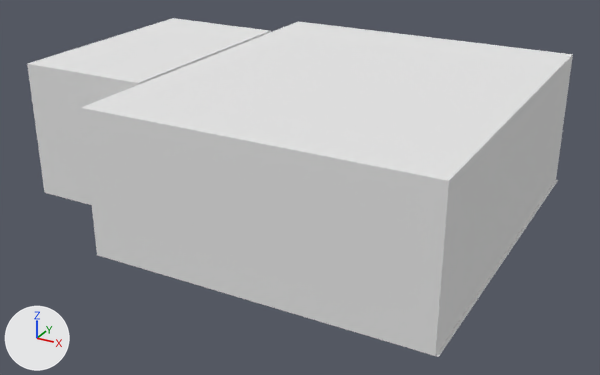
Renders of the Blender file Blender/CompleteScene.blend from each side of a commit.
The view is the same before and after, from a 50 mm lens placed at (5.96, -12.7, 6.67), pointed at (-0.92, -0.2, 0.42). Lighting does not change. The marker at lower left points along +X, +Y and +Z.

The scene before the commit, as lines of its bpy script (objects in view):
```python
me_plane = bpy.data.meshes.new('Plane')
me_plane.from_pydata([(-3.0, -3.5, 0.0), (3.0, -3.5, 0.0), (-3.0, 3.5, 0.0), (3.0, 3.5, 0.0)], [], [(0, 2, 3, 1)])
me_plane.materials.append(mat_roomground)  # white #e7e7e7
me_plane_001 = bpy.data.meshes.new('Plane.001')
me_plane_001.from_pydata([(-3.0, 3.5, 2.6), (-3.0, -3.5, 2.6), (3.0, -3.5, 2.6), (3.0, 3.5, 2.6)], [], [(1, 0, 3, 2)])
me_plane_001.materials.append(mat_roomceiling)  # white #e7e7e7
me_plane_002 = bpy.data.meshes.new('Plane.002')
me_plane_002.from_pydata(...)  # 20 vertices, 8 faces; spans x -3.0..3.0, y -3.5..3.5, z 0.0..2.6
me_plane_002.materials.append(mat_roomwalls)  # white #e7e7e7
me_plane_003 = bpy.data.meshes.new('Plane.003')
me_plane_003.from_pydata(...)  # 14 vertices, 6 faces; spans x -5.65..-3.07, y -2.01..2.42, z 0.0..2.6
me_plane_003.materials.append(mat_bathroomwalls)  # white #e7e7e7
me_plane_005 = bpy.data.meshes.new('Plane.005')
me_plane_005.from_pydata([(-3.07, 2.42, 2.6), (-3.07, -2.01, 2.6), (-5.65, 2.42, 2.6), (-5.65, -2.01, 2.6)], [], [(2, 0, 1, 3)])
me_plane_005.materials.append(mat_bathroomceiling)  # white #e7e7e7
ob_bathroomceiling = bpy.data.objects.new('BathroomCeiling', me_plane_005)
ob_bathroomceiling.location = (0.0, 0.0, 0.0)
ob_bathroomwalls = bpy.data.objects.new('BathroomWalls', me_plane_003)
ob_bathroomwalls.location = (0.0, 0.0, 0.0)
ob_roomceiling = bpy.data.objects.new('RoomCeiling', me_plane_001)
ob_roomceiling.location = (0.0, 0.0, 0.0)
ob_roomground = bpy.data.objects.new('RoomGround', me_plane)
ob_roomground.location = (0.05, 0.0, 0.0)
ob_roomwalls = bpy.data.objects.new('RoomWalls', me_plane_002)
ob_roomwalls.location = (0.0, 0.0, 0.0)
```
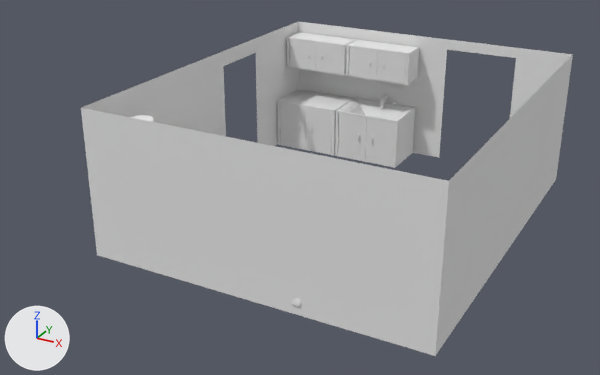
Where the newer file only moved an object's origin or applied its transform, the numbers keep the older frame.

Boxes [x1, y1, x2, y2] around the edits, measured in the pictures (600 x 375 px):
'RoomCeiling', hidden: before [81, 21, 573, 181]
'BathroomWalls', hidden: before [27, 31, 271, 205]
'BathroomCeiling', hidden: before [28, 18, 269, 83]
'CupboardSink', added: after [335, 98, 415, 168]
'Cupboard', added: after [277, 89, 354, 307]
'RightCupboard.001', added: after [365, 118, 395, 165]
'LeftCupboard.001', added: after [338, 113, 367, 160]
'RightCupboard', added: after [306, 107, 332, 153]
'Cupboard.002', added: after [346, 40, 419, 85]
'LeftCupboard', added: after [280, 103, 306, 148]
'RightCupboard.003', added: after [377, 51, 407, 83]
'LeftCupboard.003', added: after [349, 47, 378, 79]
'RightCupboard.002', added: after [316, 42, 343, 74]
'Cupboard.001', added: after [287, 32, 356, 75]
'LeftCupboard.002', added: after [290, 39, 316, 70]
'RoomGround', hidden: before [436, 180, 558, 357]
'BezierCurve', added: after [380, 95, 388, 108]

What changed in the scene script:
```text
Change ob_bathroomceiling:
    add ob_bathroomceiling.hide_set(True)  # its collection is switched off
Change ob_bathroomwalls:
    add ob_bathroomwalls.hide_set(True)  # its collection is switched off
Change ob_roomground:
    add ob_roomground.hide_set(True)  # its collection is switched off
Change ob_roomceiling:
    add ob_roomceiling.hide_set(True)  # its collection is switched off
Add ob_cupboard:
    ob_cupboard = bpy.data.objects.new('Cupboard', me_cube_010)  # 481 vertices, 464 faces; spans x -1.0..5.49, y -11.18..1.0, z -1.11..1.0; in mat_mattress (white #e7e7e7)
    ob_cupboard.location = (-2.3, 2.88, 0.53)
    ob_cupboard.scale = (0.656, 0.573, 0.516)
Add ob_leftcupboard:
    ob_leftcupboard = bpy.data.objects.new('LeftCupboard', me_cube_011)  # 38 vertices, 30 faces; spans x 0.0..2.08, y -3.39..1.0, z -1.0..1.0
    ob_leftcupboard.location = (-2.89, 2.49, 0.53)
    ob_leftcupboard.scale = (0.307, 0.0212, 0.475)
Add ob_rightcupboard:
    ob_rightcupboard = bpy.data.objects.new('RightCupboard', me_cube_012)  # 38 vertices, 30 faces; spans x 0.0..2.06, y -3.39..1.0, z -1.0..1.0
    ob_rightcupboard.location = (-1.61, 2.49, 0.53)
    ob_rightcupboard.scale = (-0.307, 0.0212, 0.475)
Add ob_rightcupboard_001:
    ob_rightcupboard_001 = bpy.data.objects.new('RightCupboard.001', me_cube_012.copy())
    ob_rightcupboard_001.location = (-0.17, 2.5, 0.53)
    ob_rightcupboard_001.scale = (-0.307, 0.0212, 0.475)
Add ob_leftcupboard_001:
    ob_leftcupboard_001 = bpy.data.objects.new('LeftCupboard.001', me_cube_011.copy())
    ob_leftcupboard_001.location = (-1.45, 2.5, 0.53)
    ob_leftcupboard_001.scale = (0.307, 0.0212, 0.475)
Add ob_cupboardsink:
    ob_cupboardsink = bpy.data.objects.new('CupboardSink', me_cube_015)  # 64 vertices, 49 faces; spans x -1.0..1.15, y -0.71..1.0, z -1.0..1.0; in mat_mattress (white #e7e7e7)
    ob_cupboardsink.location = (-0.86, 2.88, 0.53)
    ob_cupboardsink.scale = (0.656, 0.573, 0.516)
Add ob_rightcupboard_002:
    ob_rightcupboard_002 = bpy.data.objects.new('RightCupboard.002', me_cube_012.copy())
    ob_rightcupboard_002.location = (-1.61, 2.92, 2.03)
    ob_rightcupboard_002.scale = (-0.307, 0.0118, 0.306)
Add ob_leftcupboard_002:
    ob_leftcupboard_002 = bpy.data.objects.new('LeftCupboard.002', me_cube_011.copy())
    ob_leftcupboard_002.location = (-2.89, 2.92, 2.03)
    ob_leftcupboard_002.scale = (0.307, 0.0118, 0.306)
Add ob_cupboard_001:
    ob_cupboard_001 = bpy.data.objects.new('Cupboard.001', me_cube_018)  # 24 vertices, 20 faces; spans x -1.0..1.15, y -0.71..1.0, z -1.0..1.0; in mat_mattress (white #e7e7e7)
    ob_cupboard_001.location = (-2.3, 3.14, 2.04)
    ob_cupboard_001.scale = (0.656, 0.321, 0.332)
Add ob_cupboard_002:
    ob_cupboard_002 = bpy.data.objects.new('Cupboard.002', me_cube_018.copy())
    ob_cupboard_002.location = (-0.86, 3.14, 2.04)
    ob_cupboard_002.scale = (0.656, 0.321, 0.332)
Add ob_leftcupboard_003:
    ob_leftcupboard_003 = bpy.data.objects.new('LeftCupboard.003', me_cube_011.copy())
    ob_leftcupboard_003.location = (-1.44, 2.92, 2.03)
    ob_leftcupboard_003.scale = (0.307, 0.0118, 0.306)
Add ob_rightcupboard_003:
    ob_rightcupboard_003 = bpy.data.objects.new('RightCupboard.003', me_cube_012.copy())
    ob_rightcupboard_003.location = (-0.16, 2.92, 2.03)
    ob_rightcupboard_003.scale = (-0.307, 0.0118, 0.306)
Add ob_beziercurve:
    ob_beziercurve = bpy.data.objects.new('BezierCurve', me_mesh)  # 60 vertices, 30 faces; spans x -0.681..0.681, y -0.434..0.434, z -0.2..0.2
    ob_beziercurve.location = (-0.8, 3.38, 1.11)
    ob_beziercurve.rotation_euler = (-1.571, -3.302, 1.571)  # degrees (-90, -189, 90)
    ob_beziercurve.scale = (0.237, 0.237, 0.237)
```
